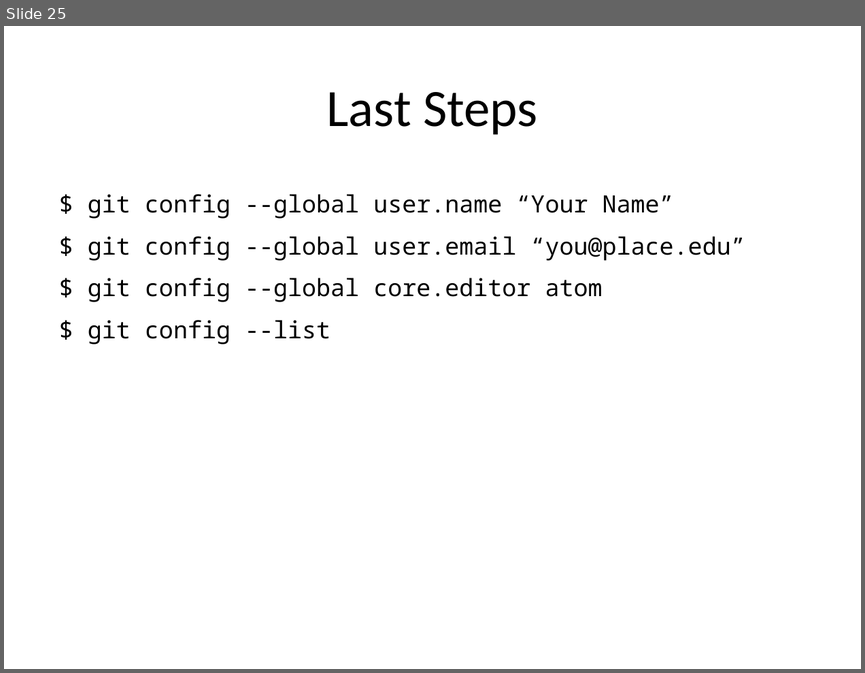
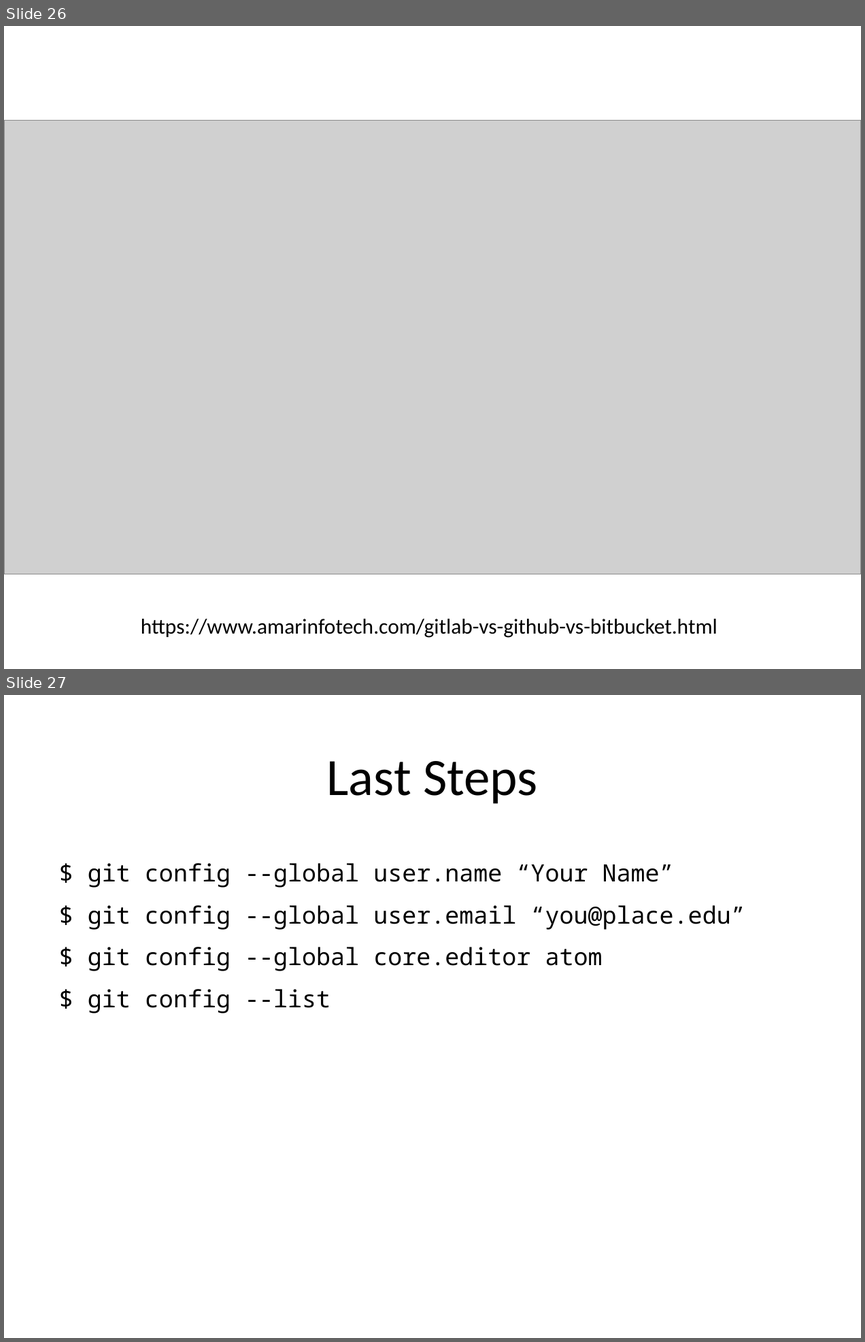
Before and after one commit to humanitiesprogramming/slides, a slide deck: 2018/misc/GitHub Intro.pptx. Shown one above the other, each under a label of ours: slide 25 before the commit, slides 26 and 27 after it. The pictures are 865x673 and 865x1342 pixels, drawn with LibreOffice and Linux fonts; fonts in the diff are those of the drawing; grey boxes stand for pictures. Boxes give left, top, right and bottom in pixels: in the first picture for what was removed or moved away, otherwise in the second. Text is boxed around its words. In the diff, an @@ line names an element or a change of style, - is before the commit and + after.

```diff
--- a/2018/misc/GitHub Intro.pptx
+++ b/2018/misc/GitHub Intro.pptx
@@ slide 26 added at (4,26,861,669), background #FFFFFF @@
@@ picture added at (4,121,861,573) @@
@@ text added at (141,618,717,637), 18 pt, text #000000 @@
+https://www.amarinfotech.com/gitlab-vs-github-vs-bitbucket.html
@@ what was slide 25 is now slide 27 @@
```
Also in this commit, not shown: 1 other slide added, 1 other file.
